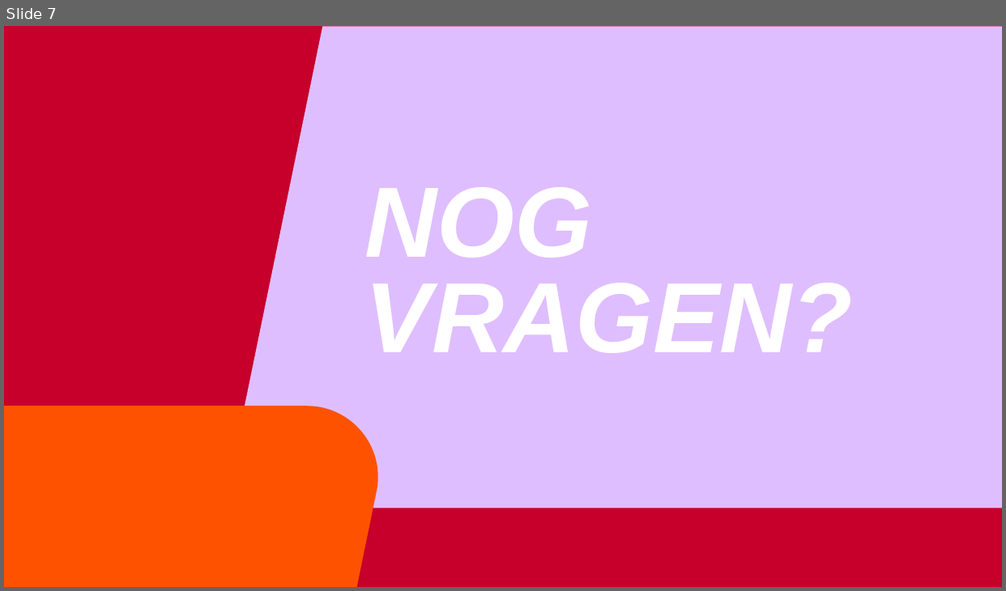
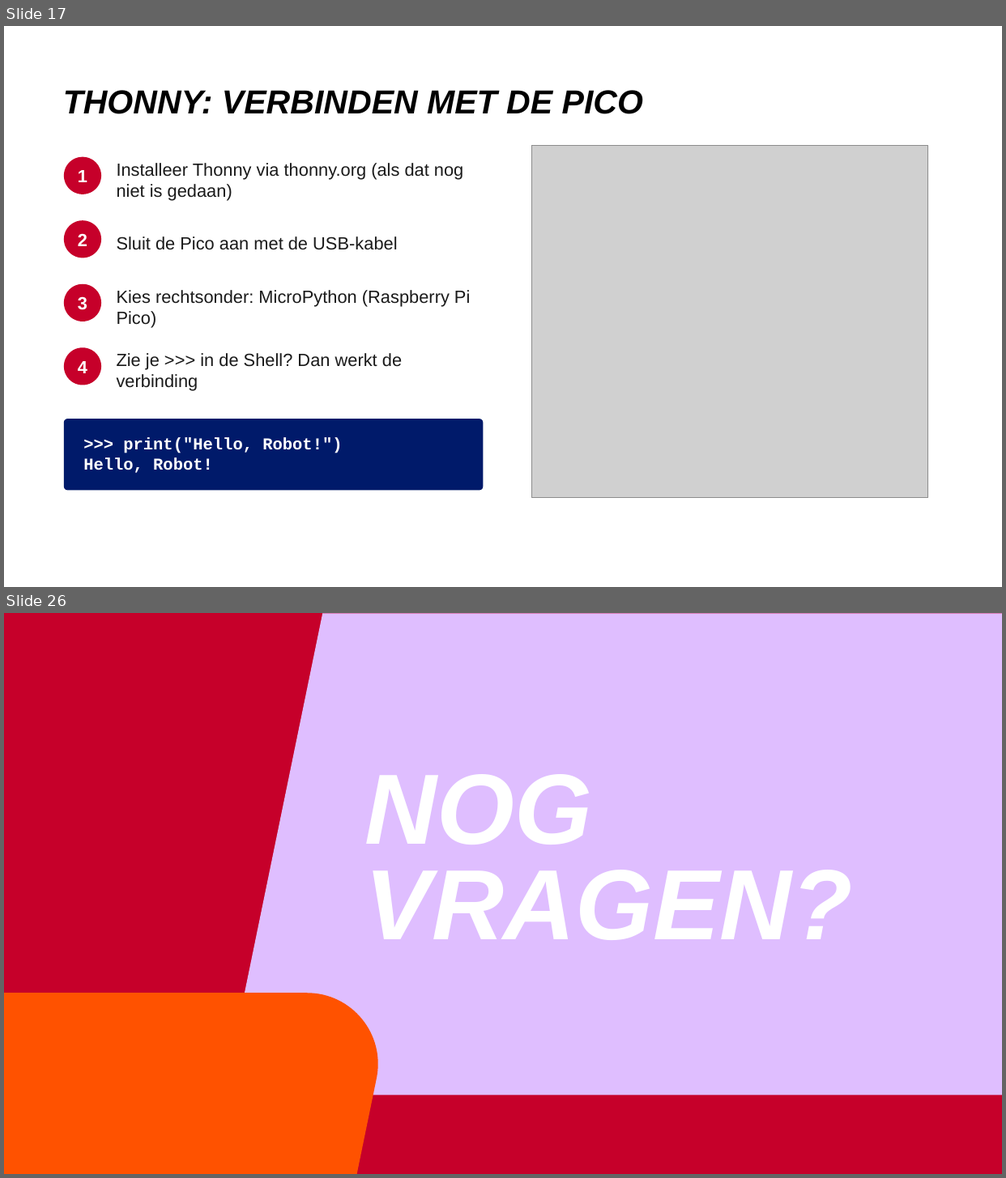
Before and after one commit to AvansMechatronica/vabokCursusRoboticaMetPython, a slide deck: presentaties/les3.pptx. Shown one above the other, each under a label of ours: slide 7 before the commit, slides 17 and 26 after it; the slides between them are not shown. The pictures are 1006x591 and 1006x1178 pixels, drawn with LibreOffice and Linux fonts; fonts in the diff are those of the drawing; grey boxes stand for pictures; background and template pictures are left out. Boxes give left, top, right and bottom in pixels: in the first picture for what was removed or moved away, otherwise in the second. Text is boxed around its words. In the diff, an @@ line names an element or a change of style, - is before the commit and + after.

```diff
--- a/presentaties/les3.pptx
+++ b/presentaties/les3.pptx
@@ slide 17 added at [4, 26, 1002, 587], background #FFFFFF @@
@@ title added at [63, 90, 643, 114], 32 pt, text #000000, bold, italic @@
+THONNY: VERBINDEN MET DE PICO
@@ picture added at [532, 146, 928, 497] @@
@@ ellipse added at [64, 157, 101, 194], fill #C6002A, 17 pt, text #FFFFFF, bold @@
+1
@@ text added at [117, 163, 463, 200], 17 pt, text #1A1A1A @@
+Installeer Thonny via thonny.org (als dat nog niet is gedaan)
@@ ellipse added at [64, 220, 101, 258], fill #C6002A, 17 pt, text #FFFFFF, bold @@
+2
@@ text added at [117, 237, 397, 250], 17 pt, text #1A1A1A @@
+Sluit de Pico aan met de USB-kabel
@@ ellipse added at [64, 284, 101, 322], fill #C6002A, 17 pt, text #FFFFFF, bold @@
+3
@@ text added at [117, 290, 470, 328], 17 pt, text #1A1A1A @@
+Kies rechtsonder: MicroPython (Raspberry Pi Pico)
@@ ellipse added at [64, 348, 101, 386], fill #C6002A, 17 pt, text #FFFFFF, bold @@
+4
@@ text added at [117, 353, 402, 391], 17 pt, text #1A1A1A @@
+Zie je >>> in de Shell? Dan werkt de verbinding
@@ rounded rectangle added at [64, 419, 484, 491], fill #001A6A, 16 pt, text #FFFFFF, bold @@
+>>> print("Hello, Robot!")
+Hello, Robot!
@@ what was slide 7 is now slide 26 @@
```
Also in this commit, not shown: 23 other slides added, 5 slides removed, 11 other files.
